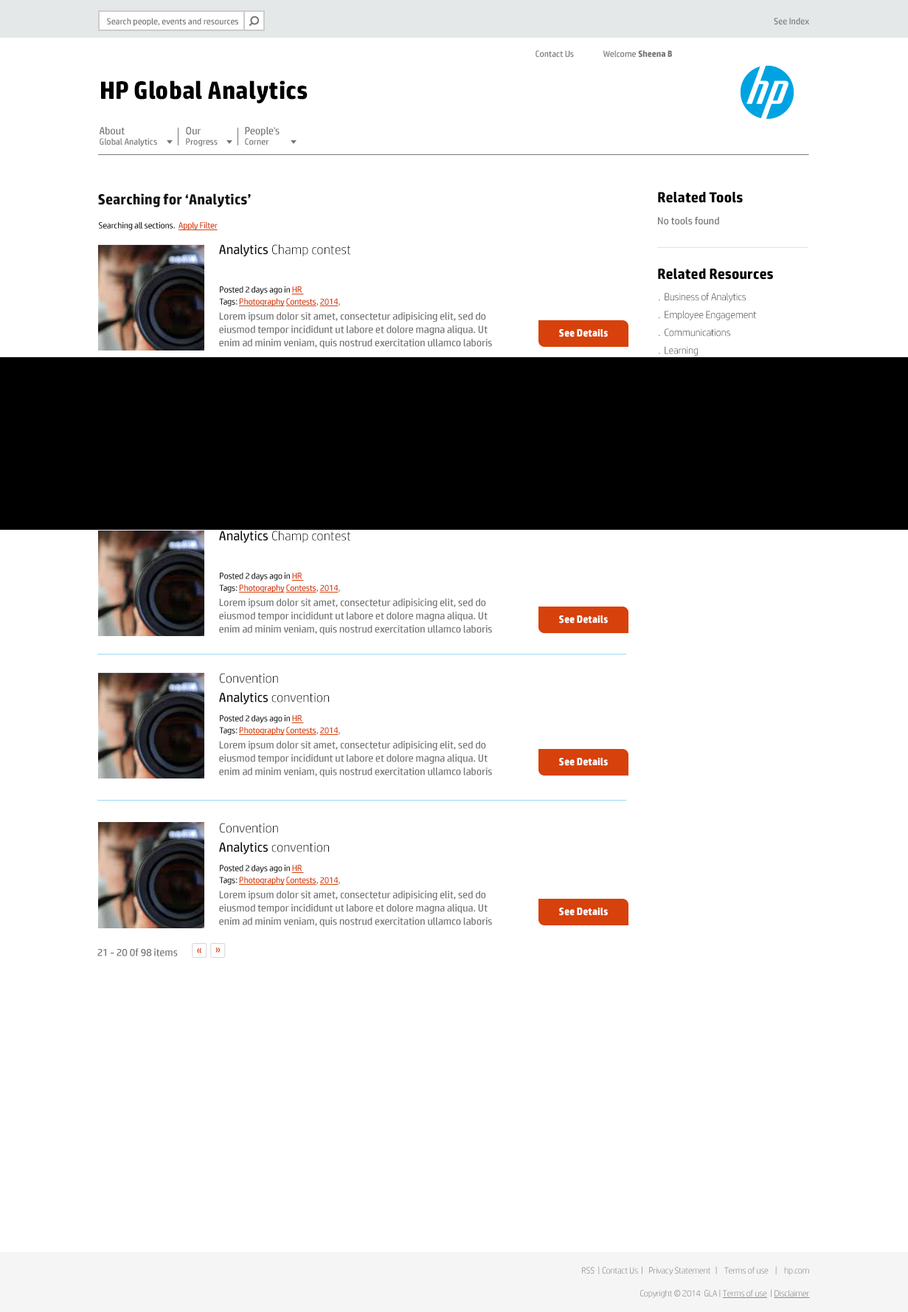
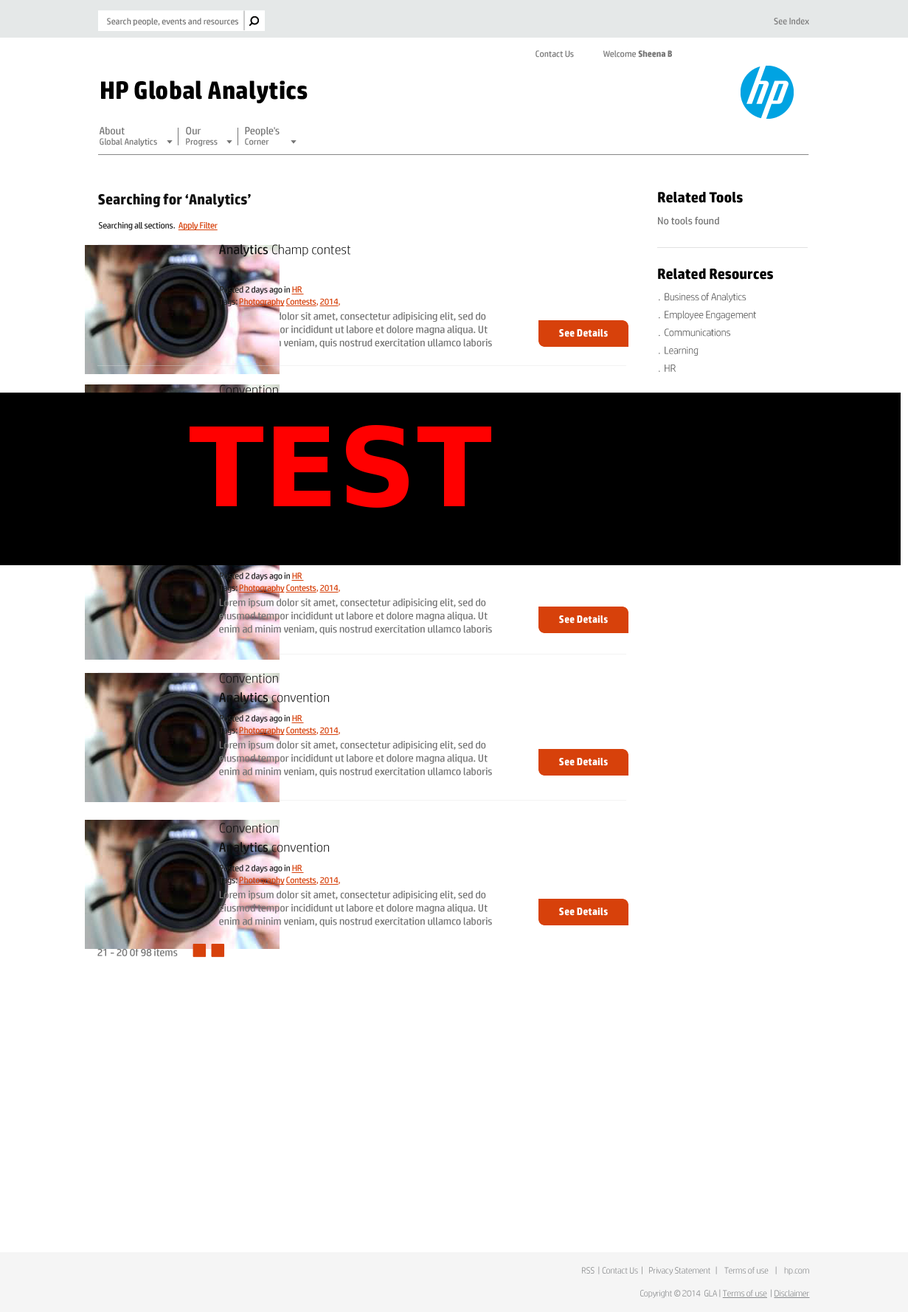
The second 908 x 1312 image is a revision of the first. Changes to its layers:
removed layer "Layer 38" over [0, 357, 908, 530]
removed group "header" (19 layers) over [97, 10, 810, 156]
removed layer "Shape 1" from group "header" over [98, 10, 810, 31]
removed group "content" (47 layers) over [84, 193, 629, 957]
removed layer "Lorem ipsum dolor sit amet, consectetur adipisicing elit, sed d copy 4" from group "content" over [219, 890, 493, 927]
renamed "Layer 31 copy 4" to "header", moved it out of group "content", painted on it over [0, 10, 908, 636]
removed group "Group 1" (4 layers) (was 40%) from group "content" over [97, 365, 627, 801]
removed layer "Layer 35 copy" from group "content" over [84, 384, 280, 507]
removed layer "Layer 35" from group "content" over [84, 244, 280, 375]
removed layer "Lorem ipsum dolor sit amet, consectetur adipisicing elit, sed d" (2nd of 2, in "content") from group "content" over [219, 312, 493, 349]
removed group "2nd column" (8 layers) over [657, 191, 808, 394]
renamed "Layer 35 copy 4" to "content", moved it out of group "content", painted on it over [84, 193, 629, 957]
removed layer "Lorem ipsum dolor sit amet, consectetur adipisicing elit, sed d" (1st of 2, in "content") from group "content" over [219, 740, 493, 777]
removed layer "Layer 35 copy 3" from group "content" over [84, 672, 280, 802]
removed layer "Lorem ipsum dolor sit amet, consectetur adipisicing elit, sed d copy 2" from group "content" over [219, 598, 493, 635]
removed layer "Lorem ipsum dolor sit amet, consectetur adipisicing elit, sed d copy" from group "content" over [219, 455, 465, 492]
removed layer "Layer 35 copy 2" from group "content" over [84, 530, 280, 660]
renamed "Layer 37 copy 2" to "2nd column", moved it out of group "2nd column", painted on it over [657, 191, 808, 394]
removed layer ". Business of Analytics . Employee Engagement . Communicatio" from group "2nd column" over [658, 292, 757, 372]
…and 54 more changes (1 added, 53 removed)
